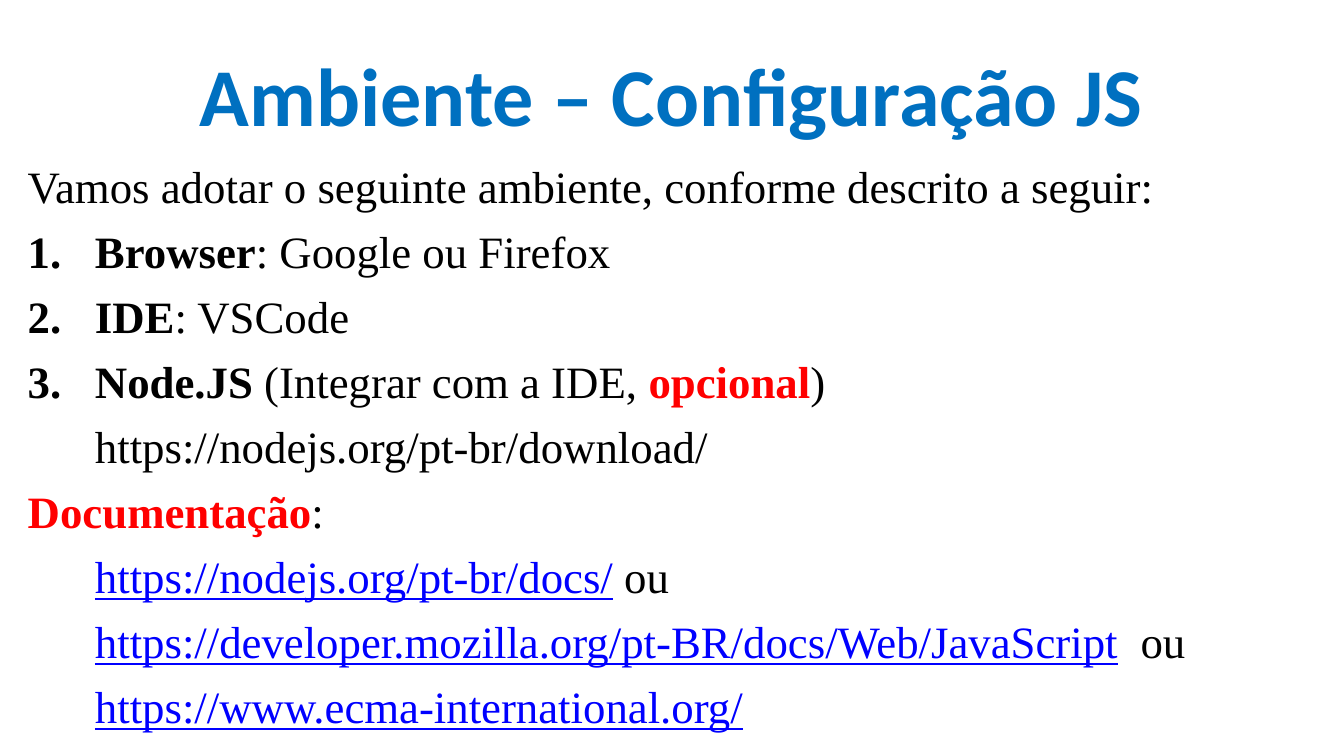
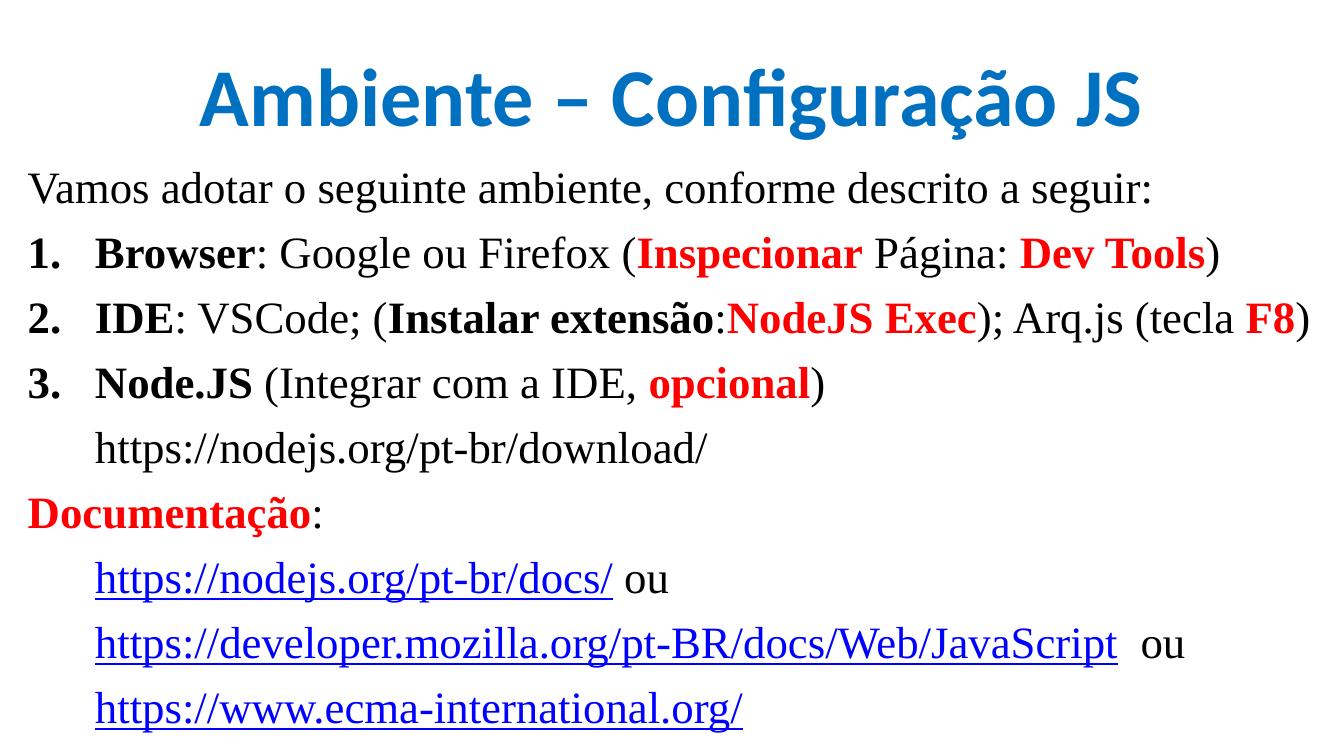
Before and after one commit to CloudEducationBrazil/WydenDesenvolvimentoWebPHP, a slide deck: slide 7 of 01 Classes/Aula 08 Desenvolvimento Web PHP - JS.pptx. Drawn at 1344x756 pixels with LibreOffice and Linux fonts; fonts in the diff are those of the drawing; background and template pictures are left out. Boxes give left, top, right and bottom in pixels: in the first picture for what was removed or moved away, otherwise in the second. Text is boxed around its words. In the diff, an @@ line names an element or a change of style, - is before the commit and + after.

```diff
--- a/01 Classes/Aula 08 Desenvolvimento Web PHP - JS.pptx
+++ b/01 Classes/Aula 08 Desenvolvimento Web PHP - JS.pptx
@@ text at (x1=95, y1=236, x2=1311, y2=343): text changed; bold on @@
-1. Browser: Google ou Firefox
-2. IDE: VSCode
+1. Browser: Google ou Firefox (Inspecionar Página: Dev Tools)
+2. IDE: VSCode; (Instalar extensão:NodeJS Exec); Arq.js (tecla F8)
```
Also in this commit, not shown: 1 other file.
